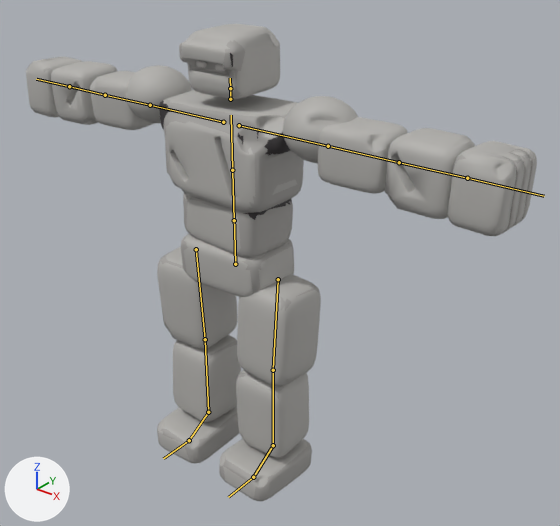
The FBX model Assets/Resources/Bodies/Golem.fbx: old version first, new version second.
Camera for both pictures: a 50 mm camera at (0.988, -1.086, 1.194) aimed at (0.063, 0.071, 0.477). Every picture has the same lights, and +X, +Y and +Z are marked at lower left. The first picture is the older version. The bones that bend it are drawn over the model as lines.

The first picture shows 'GolemMesh'.
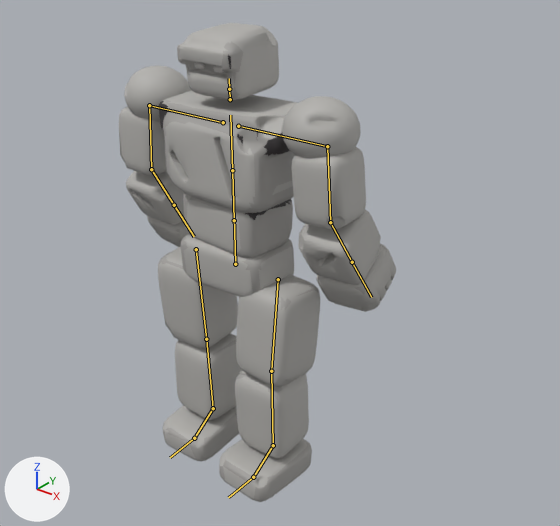
The newer file adds an action. The first version stands in its rest pose; the second is drawn at frame 1 of the action 'Golem|Gather'.

The change, as JSON lines over the scene's bpy script:
```json
{"block": "bone_leftupperarm", "where": "bone_leftupperarm = bpy.data.objects['Golem'].pose.bones['LeftUpperArm']  # child of 'LeftShoulder'"}
{"op": "set", "path": "bone_leftupperarm.rotation_quaternion", "old": "(1.0, 0.0, 0.0, 0.0)", "new": "(0.731, -0.682, 0.002, 0.002)", "note": "degrees (0, 0, 0) -> degrees (-86, 0, 0)"}
{"block": "bone_leftlowerarm", "where": "bone_leftlowerarm = bpy.data.objects['Golem'].pose.bones['LeftLowerArm']  # child of 'LeftUpperArm'"}
{"op": "set", "path": "bone_leftlowerarm.rotation_quaternion", "old": "(1.0, 0.0, 0.0, 0.0)", "new": "(0.961, 0.0, 0.0, 0.276)", "note": "degrees (0, 0, 0) -> degrees (0, 0, 32)"}
{"block": "bone_rightupperarm", "where": "bone_rightupperarm = bpy.data.objects['Golem'].pose.bones['RightUpperArm']  # child of 'RightShoulder'"}
{"op": "set", "path": "bone_rightupperarm.rotation_quaternion", "old": "(1.0, 0.0, 0.0, 0.0)", "new": "(0.731, -0.682, 0.002, 0.002)", "note": "degrees (0, 0, 0) -> degrees (-86, 0, 0)"}
{"block": "bone_rightlowerarm", "where": "bone_rightlowerarm = bpy.data.objects['Golem'].pose.bones['RightLowerArm']  # child of 'RightUpperArm'"}
{"op": "set", "path": "bone_rightlowerarm.rotation_quaternion", "old": "(1.0, 0.0, 0.0, 0.0)", "new": "(0.961, 0.0, 0.0, -0.276)", "note": "degrees (0, 0, 0) -> degrees (0, 0, -32)"}
{"block": "bone_leftupperleg", "where": "bone_leftupperleg = bpy.data.objects['Golem'].pose.bones['LeftUpperLeg']  # child of 'Hips'"}
{"op": "set", "path": "bone_leftupperleg.rotation_quaternion", "old": "(1.0, 0.0, 0.0, 0.0)", "new": "(1.0, -0.01, 0.001, 0.001)", "note": "degrees (0, 0, 0) -> degrees (-1, 0, 0)"}
{"block": "bone_leftlowerleg", "where": "bone_leftlowerleg = bpy.data.objects['Golem'].pose.bones['LeftLowerLeg']  # child of 'LeftUpperLeg'"}
{"op": "set", "path": "bone_leftlowerleg.rotation_quaternion", "old": "(1.0, 0.0, 0.0, 0.0)", "new": "(1.0, 0.019, 0.0, 0.0)", "note": "degrees (0, 0, 0) -> degrees (2, 0, 0)"}
{"block": "bone_rightupperleg", "where": "bone_rightupperleg = bpy.data.objects['Golem'].pose.bones['RightUpperLeg']  # child of 'Hips'"}
{"op": "set", "path": "bone_rightupperleg.rotation_quaternion", "old": "(1.0, 0.0, 0.0, 0.0)", "new": "(1.0, 0.01, 0.001, 0.001)", "note": "degrees (0, 0, 0) -> degrees (1, 0, 0)"}
{"block": "bone_rightlowerleg", "where": "bone_rightlowerleg = bpy.data.objects['Golem'].pose.bones['RightLowerLeg']  # child of 'RightUpperLeg'"}
{"op": "set", "path": "bone_rightlowerleg.rotation_quaternion", "old": "(1.0, 0.0, 0.0, 0.0)", "new": "(1.0, 0.019, 0.0, 0.0)", "note": "degrees (0, 0, 0) -> degrees (2, 0, 0)"}
```

What differs and where, as boxes (x1, y1, x2, y2) in the pictures (560 x 526 px):
```json
{"object": "GolemMesh", "change": "posed", "before": [26, 24, 537, 501], "after": [119, 23, 396, 502], "on screen": "46% narrower"}
{"bone": "LeftUpperArm", "before": "(328, 146) to (399, 162)", "after": "(327, 146) to (330, 222)"}
{"bone": "LeftLowerArm", "before": "(399, 162) to (467, 178)", "after": "(330, 222) to (352, 262)"}
{"bone": "RightUpperArm", "before": "(150, 105) to (105, 95)", "after": "(149, 105) to (151, 169)"}
{"bone": "RightLowerArm", "before": "(105, 95) to (69, 86)", "after": "(151, 169) to (174, 205)"}
{"bone": "LeftUpperLeg", "before": "(278, 279) to (273, 370)", "after": "(278, 279) to (271, 371)"}
{"bone": "LeftLowerLeg", "before": "(273, 370) to (273, 445)", "after": "(271, 371) to (273, 445)"}
{"bone": "RightUpperLeg", "before": "(196, 249) to (205, 339)", "after": "(196, 249) to (206, 339)"}
{"bone": "RightLowerLeg", "before": "(205, 339) to (208, 412)", "after": "(206, 339) to (213, 408)"}
```
